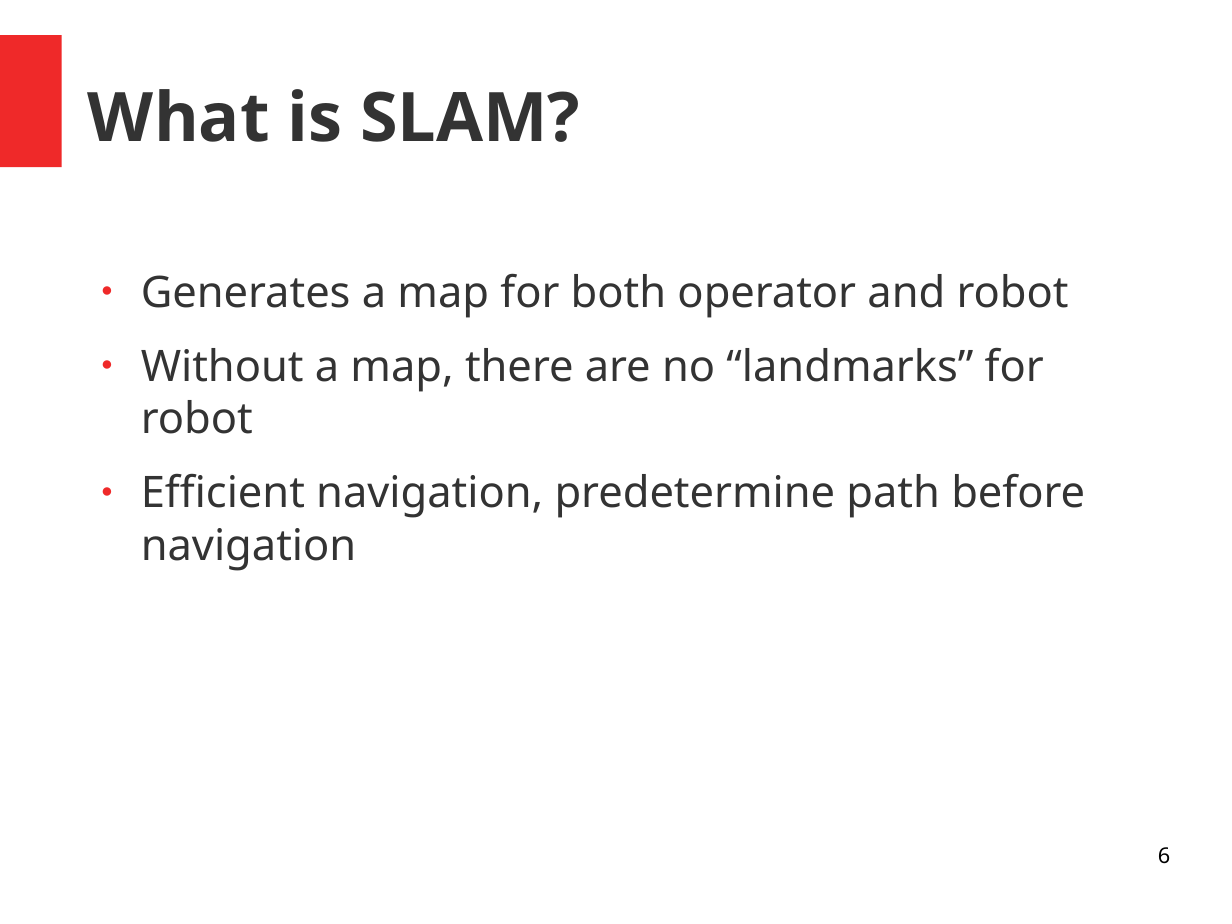
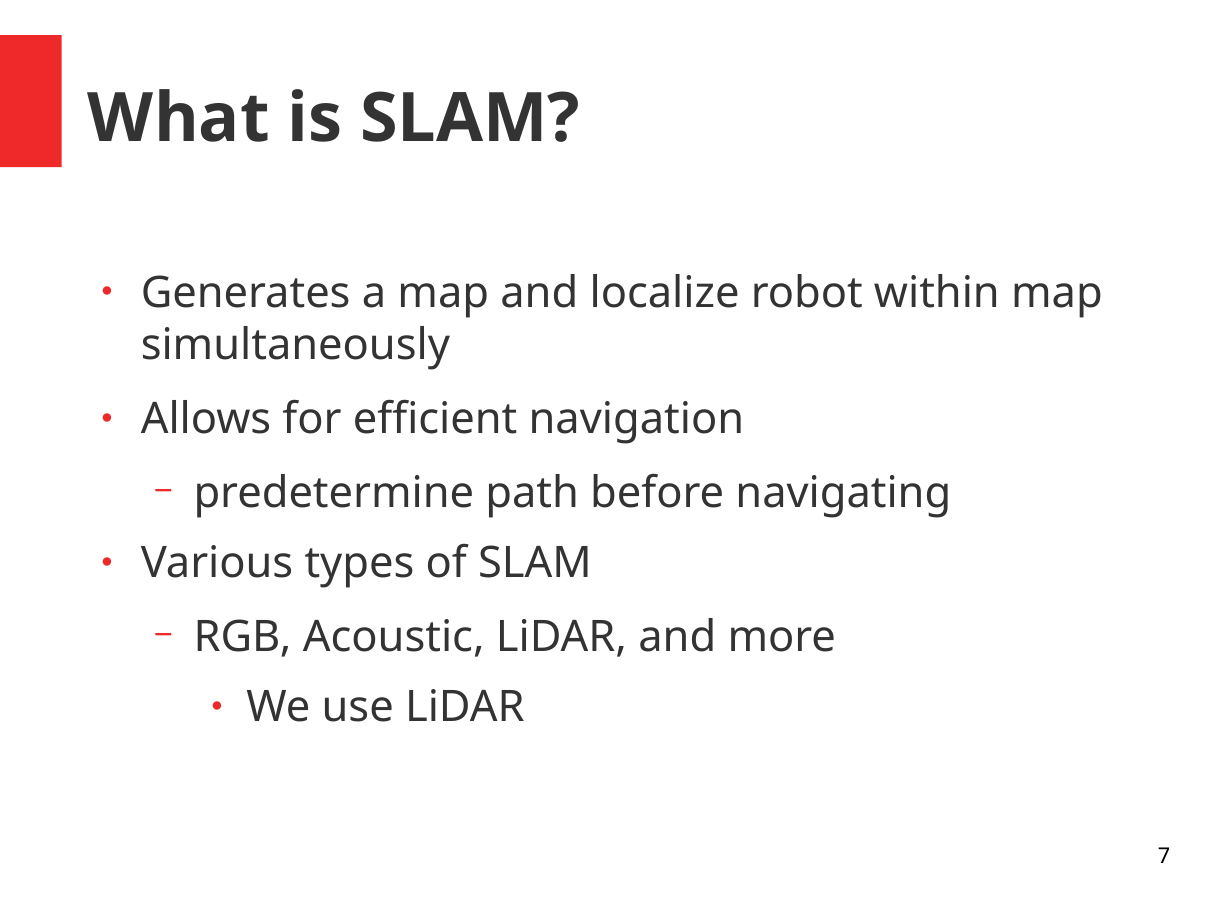
Before and after one commit to huybeme/slam_capstone, a slide deck: slide 7 of presentaton.odp (slide 6 before the commit). Drawn at 1232x924 pixels with LibreOffice and Linux fonts; fonts in the diff are those of the drawing. Boxes give left, top, right and bottom in pixels: in the first picture for what was removed or moved away, otherwise in the second. Text is boxed around its words. In the diff, an @@ line names an element or a change of style, - is before the commit and + after.

```diff
--- a/presentaton.odp
+++ b/presentaton.odp
@@ text at (x1=141, y1=274, x2=1103, y2=722): text changed @@
-● Generates a map for both operator and robot
-● Without a map, there are no “landmarks” for robot
-● Efficient navigation, predetermine path before navigation
+● Generates a map and localize robot within map simultaneously
+● Allows for efficient navigation
+  − predetermine path before navigating
+● Various types of SLAM
+  − RGB, Acoustic, LiDAR, and more
+    ● We use LiDAR
@@ page number at (x1=1158, y1=847, x2=1170, y2=863): text changed @@
-6
+7
```
Also in this commit, not shown: 6 other slides changed, 23 slides added.
